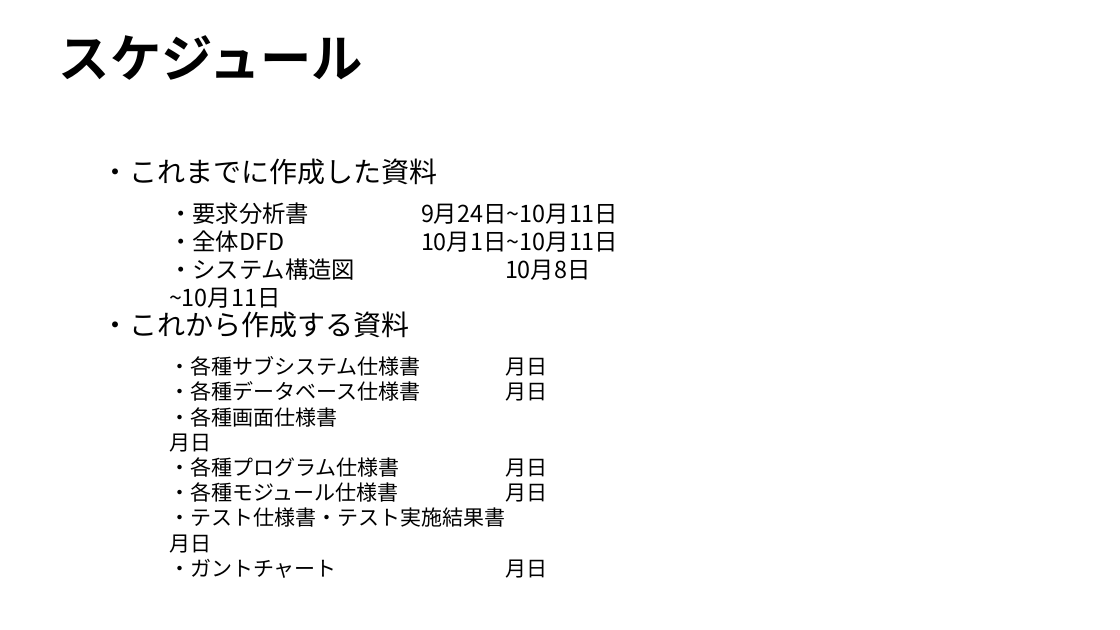
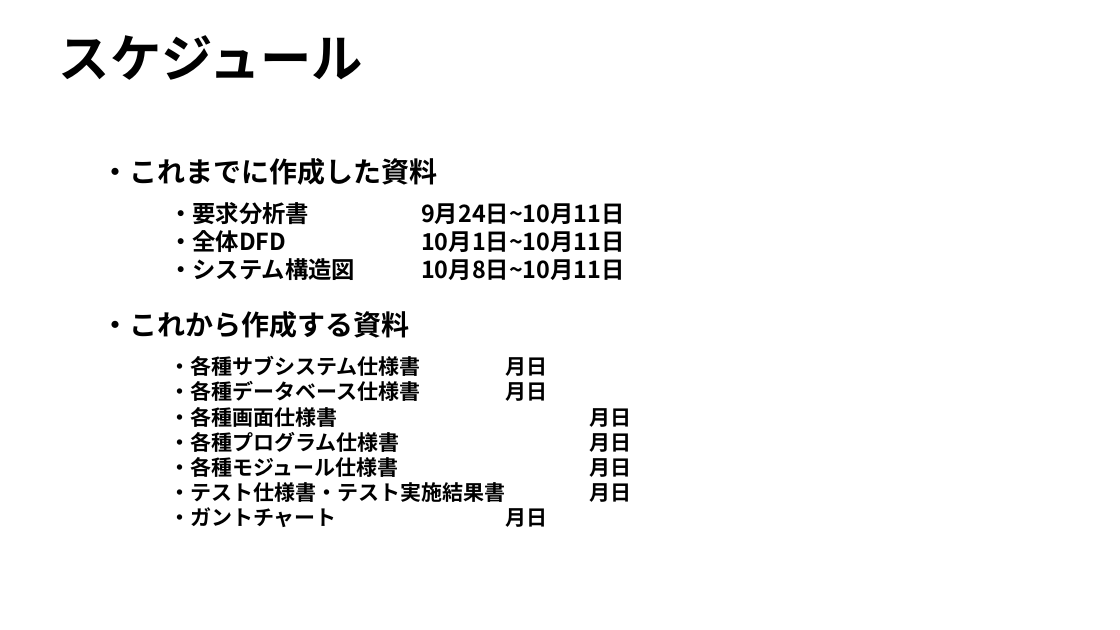
Before and after one commit to Yamanin3/system-devel, a slide deck: slide 8 of 企画発表プレゼンテーション.pptx (slide 7 before the commit). Drawn at 1120x630 pixels with LibreOffice and Linux fonts; fonts in the diff are those of the drawing; background and template pictures are left out. Boxes give left, top, right and bottom in pixels: in the first picture for what was removed or moved away, otherwise in the second. Text is boxed around its words. In the diff, an @@ line names an element or a change of style, - is before the commit and + after.

```diff
--- a/企画発表プレゼンテーション.pptx
+++ b/企画発表プレゼンテーション.pptx
@@ bold on in 4 elements at (102,158,438,185), (102,311,410,338), (169,202,625,280), (169,356,547,527) @@
```
Also in this commit, not shown: 2 other slides changed, 1 slide added.
